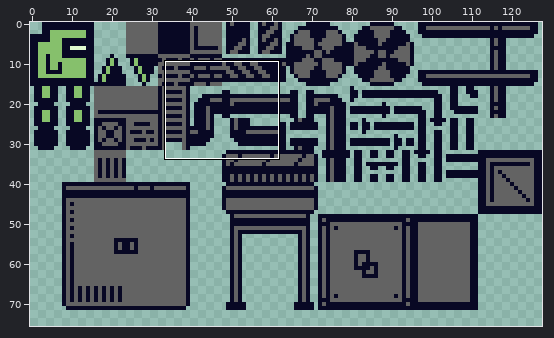
File history of a sprite sheet, Art/Tilesheet.png. The first picture is a wide view before the edit; the outline marks the close-up.
Close-up. Old version:
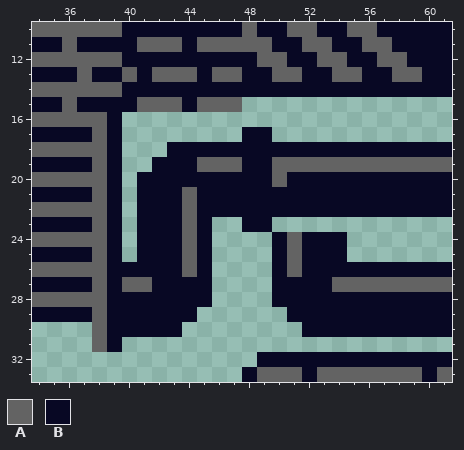
The file is 128x128 pixels. Shown: x 34..61, y 10..33. The wide view leaves out empty margins.
Palette (. is transparent): A #636363  B #080824
Pixels before, first column x 34:
10 AAAAAABBBBBBBBABBAABBAABBBBB
11 BBABBBBAAABAAAAABBAABBAABBBB
12 AAAAAABBBBBBBBBAABBAABBAABBB
13 BBBABBABAAABAABBAABBAABBAABB
14 AAAAAABBBBBBBBBBBBBBBBBBBBBB
15 BBABBBBAAABAAA..............
16 AAAAAB......................
17 BBBBAB........BB............
18 AAAAAB...BBBBBBBBBBBBBBBBBBB
19 BBBBAB..BBBAAABBAAAAAAAAAAAA
20 AAAAAB.BBBBBBBBBABBBBBBBBBBB
21 BBBBAB.BBBABBBBBBBBBBBBBBBBB
22 AAAAAB.BBBABBBBBBBBBBBBBBBBB
23 BBBBAB.BBBAB..BB............
24 AAAAAB.BBBAB....BABBB.......
25 BBBBAB.BBBAB....BABBB.......
26 AAAAABBBBBAB....BABBBBBBBBBB
27 BBBBABAABBBB....BBBBAAAAAAAA
28 AAAAABBBBBBB....BBBBBBBBBBBB
29 BBBBABBBBBB......BBBBBBBBBBB
30 ....ABBBBB........BBBBBBBBBB
31 ....AB......................
32 ...............BBBBBBBBBBBBB
33 ..............BAAABAAAAAAABA
And afterwards:
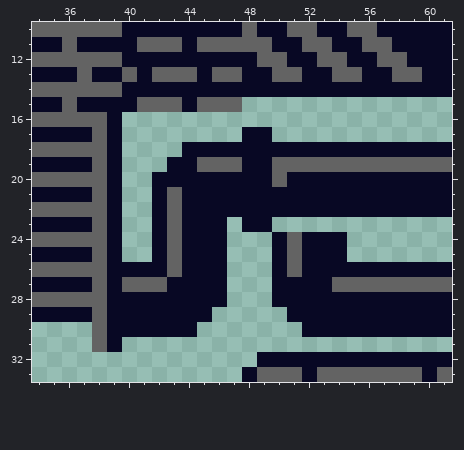
Difference:
Changed rows in their new state; - is an unchanged pixel.
first column x 41:
18 --.---
19 -.----
20 .-----
21 .-AB--
22 .-AB--
23 .-AB-B
24 .-AB-B
25 .-AB-B
26 --AB-B
27 -A---B
28 -----B
29 ----B-
30 ---B--
Where, in picture pixels (left, top, right, bottom), the same in both close-ups:
changed: (137, 142, 227, 337)
